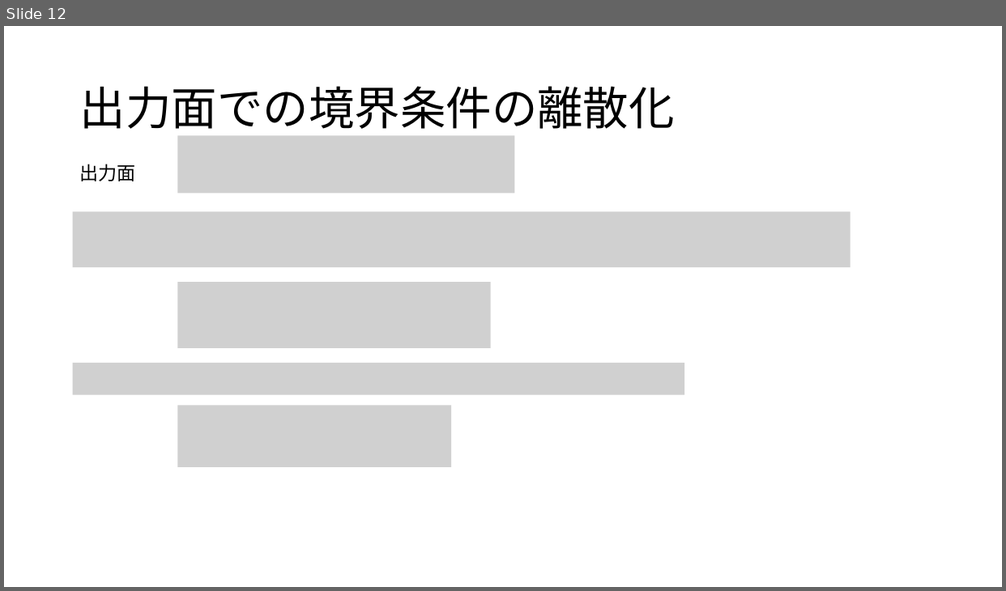
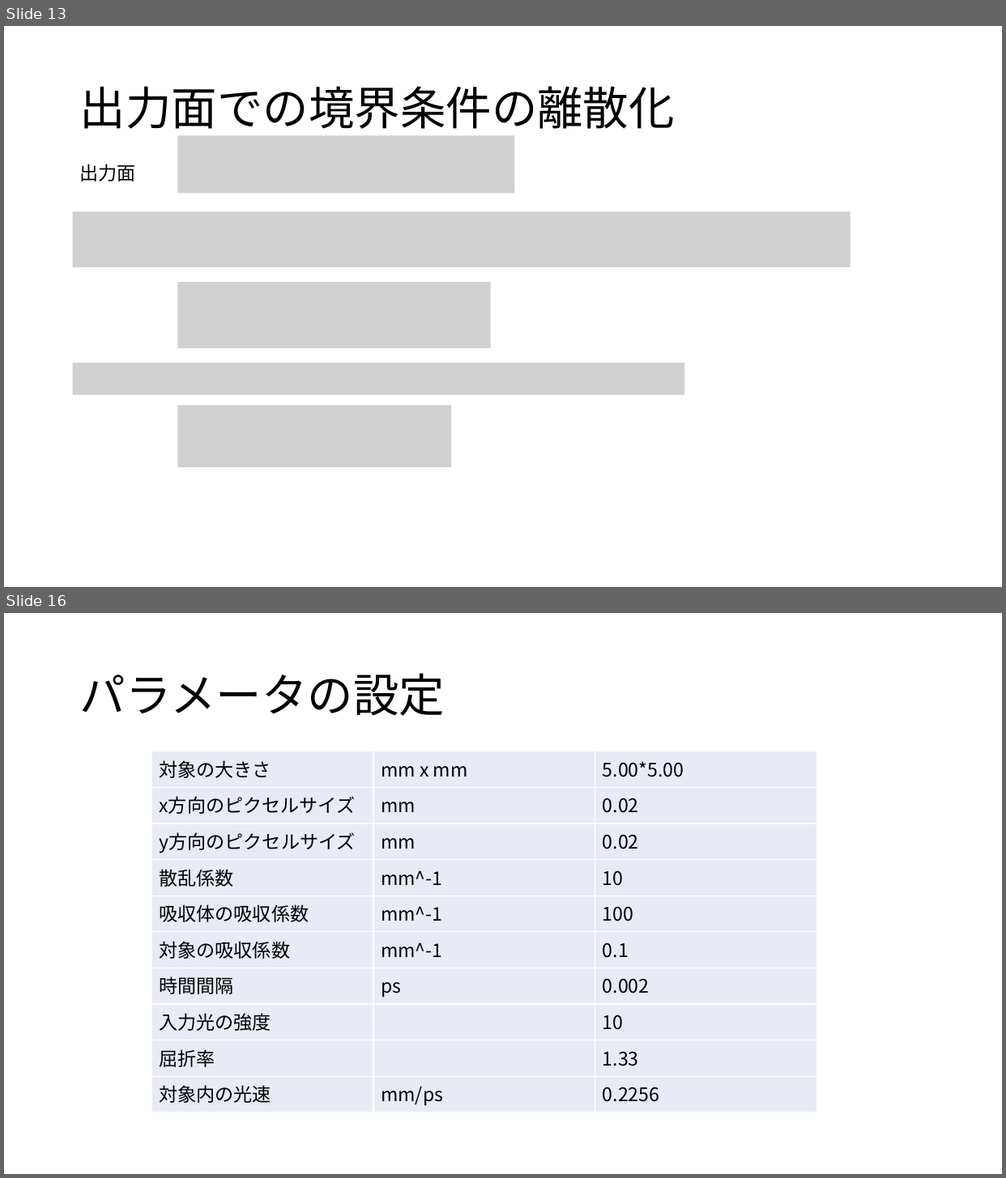
Before and after one commit to atuyoti/dot, a slide deck: slide/0519.pptx. Shown one above the other, each under a label of ours: slide 12 before the commit, slides 13 and 16 after it; the slides between them are not shown. The pictures are 1006x591 and 1006x1178 pixels, drawn with LibreOffice and Linux fonts; fonts in the diff are those of the drawing; grey boxes stand for pictures. Boxes give left, top, right and bottom in pixels: in the first picture for what was removed or moved away, otherwise in the second. Text is boxed around its words. In the diff, an @@ line names an element or a change of style, - is before the commit and + after.

Commit message:
スライドを修正
境界条件の離散化，適用条件，パラメータの設定，シミュレーション結果などを追加

```diff
--- a/slide/0519.pptx
+++ b/slide/0519.pptx
@@ slide 16 added at bbox=[4, 613, 1002, 1174], background #FFFFFF @@
@@ title added at bbox=[80, 673, 445, 716], 44 pt, text #000000 @@
+パラメータの設定
@@ table added at bbox=[151, 752, 816, 1113], 10 rows, 3 columns @@
+対象の大きさ | mm x mm | 5.00*5.00
+x方向のピクセルサイズ | mm | 0.02
+y方向のピクセルサイズ | mm | 0.02
+散乱係数 | mm^-1 | 10
+吸収体の吸収係数 | mm^-1 | 100
+対象の吸収係数 | mm^-1 | 0.1
+時間間隔 | ps | 0.002
+入力光の強度 |  | 10
+屈折率 |  | 1.33
+対象内の光速 | mm/ps | 0.2256
@@ what was slide 12 is now slide 13 @@
```
Also in this commit, not shown: 1 slide changed, 4 other slides added, 1 other file.
